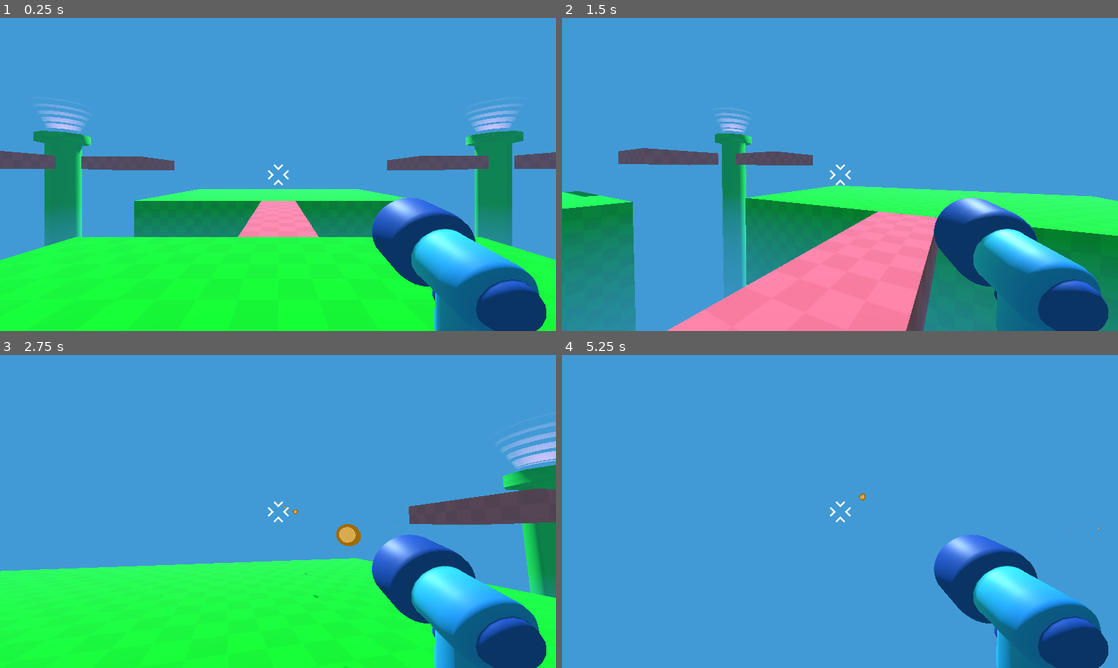
Above: before the commit, frames 1-4 (two rows, left to right).
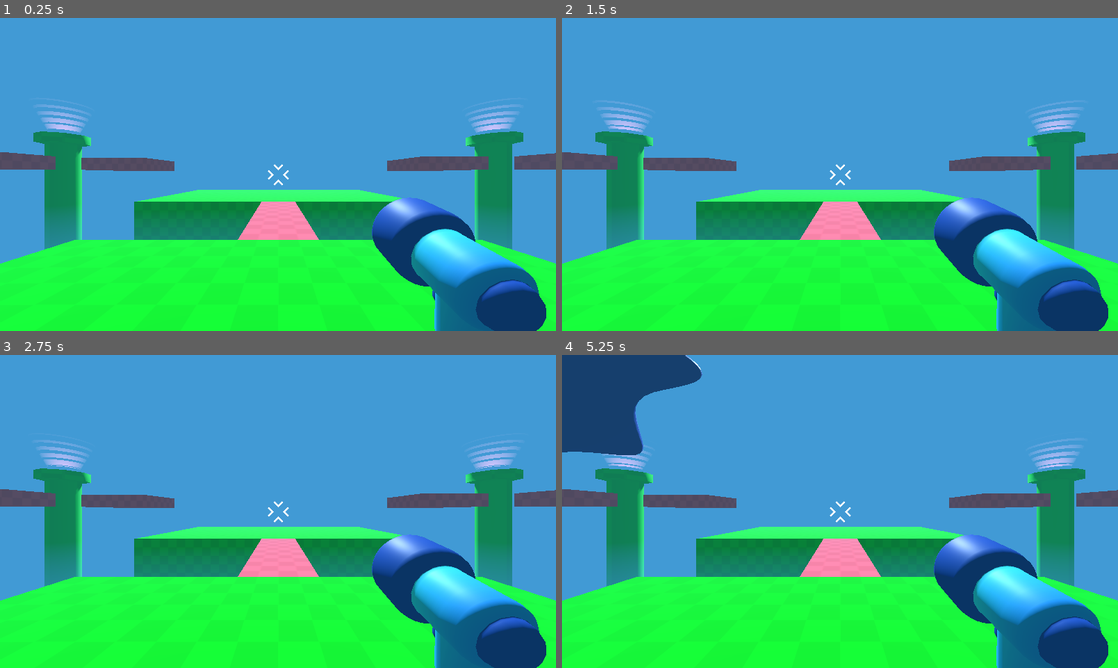
Above: after the commit, the same moments.

Repository: johnf008/Real3DGame
Game: Godot game, scene res://Game.tscn
The game is run twice, just before and just after one commit, with the same random seed, the same clock (stepped at 60 frames per second) and the same inputs.
Inputs (mouse positions are in pixels of both pictures, inside the frame that each line leads up to):
- Up to frame 1 (0.25 s): no input
- Up to frame 2 (1.5 s): tap Enter at 0.5 s; move the mouse to (867, 174) at 0.52 s; press the mouse at (867, 174) at 0.53 s; hold W (move_forward) from 0.53 s (still down); tap Space (jump) at 0.77 s; move the mouse to (812, 174) at 1.27 s; release the mouse at (812, 174) at 1.28 s; tap Shift (sprint) at 1.35 s
- Up to frame 3 (2.75 s): keep holding W (move_forward); tap Space (jump) at 1.52 s; move the mouse to (289, 505) at 2.02 s; press the mouse at (289, 505) at 2.03 s
- Up to frame 4 (5.25 s): keep holding W (move_forward); move the mouse to (834, 517) at 2.77 s; release the mouse at (834, 517) at 2.78 s; tap Shift (sprint) at 2.85, 4.35 s; tap Space (jump) at 3.02, 3.77, 4.52 s; move the mouse to (878, 514) at 3.52 s; press the mouse at (878, 514) at 3.53 s; move the mouse to (795, 508) at 4.27 s; release the mouse at (795, 508) at 4.28 s; move the mouse to (845, 511) at 5.02 s; press the mouse at (845, 511) at 5.03 s

The runs differ from the first frame. In frame 1, 1.6% of the frame differs, in the area x 0-100%, y 27-79%; in frame 2, 42%; in frame 3, 21%; in frame 4, 43%, in the area x 0-100%, y 0-100%.
Error after the commit: Parse Error: Expected indented block after "if" block. (res://player/player.gd:96)

Commit message:
Prepared & Figured Out How to Set Up a Collision Detector for Platform
Took me way too long, and to many resizes, but it's finally done (ship day tomorrow!!)

Diff:
--- a/Game.tscn
+++ b/Game.tscn
@@ -1,10 +1,11 @@
-[gd_scene load_steps=7 format=3 uid="uid://73nqhhcxo1bv"]
+[gd_scene load_steps=9 format=3 uid="uid://73nqhhcxo1bv"]
 
 [ext_resource type="Material" uid="uid://2a5sblvo4b8n" path="res://level/mainplatform.tres" id="1_u44n3"]
 [ext_resource type="PackedScene" uid="uid://r43135uudm8s" path="res://player/player.tscn" id="1_wbfu4"]
 [ext_resource type="Material" uid="uid://c0s84bplyi1qs" path="res://level/platform.tres" id="2_u44n3"]
 [ext_resource type="PackedScene" uid="uid://cieek8qtvo6nv" path="res://pipe.tscn" id="4_sb48q"]
 [ext_resource type="PackedScene" uid="uid://bx0g27qytephy" path="res://mob/spawner/mob_spawner_3d.tscn" id="5_t88pq"]
+[ext_resource type="Script" uid="uid://4qs3wbhnqiwg" path="res://vanish_platform_one.gd" id="6_r0x5m"]
 
 [sub_resource type="Environment" id="Environment_wbfu4"]
 background_mode = 1
@@ -18,6 +19,9 @@
 fog_density = 0.0048
 fog_height = 0.15
 fog_height_density = 0.1
+
+[sub_resource type="BoxShape3D" id="BoxShape3D_r0x5m"]
+size = Vector3(5.057, 1, 4.935)
 
 [node name="Game" type="Node3D"]
 
@@ -111,12 +115,6 @@
 size = Vector3(2, 1, 6.99939)
 material = ExtResource("2_u44n3")
 
-[node name="CSGBox3D9" type="CSGBox3D" parent="."]
-transform = Transform3D(1, 0, 0, 0, 1, 0, 0, 0, 1, -13.5, 2.5, 19)
-use_collision = true
-size = Vector3(5, 1, 5)
-material = ExtResource("2_u44n3")
-
 [node name="CSGBox3D11" type="CSGBox3D" parent="."]
 transform = Transform3D(1, 0, 0, 0, 1, 0, 0, 0, 1, -13.5, 2.5, -19)
 use_collision = true
@@ -146,3 +144,17 @@
 
 [node name="MobSpawner3D" parent="." instance=ExtResource("5_t88pq")]
 transform = Transform3D(1, 0, 0, 0, 1, 0, 0, 0, 1, -16, 4, 0)
+
+[node name="vanish_platform_one" type="CSGBox3D" parent="."]
+transform = Transform3D(1, 0, 0, 0, 1, 0, 0, 0, 1, -13.5, 2.5, 19)
+use_collision = true
+size = Vector3(5, 1, 5)
+material = ExtResource("2_u44n3")
+script = ExtResource("6_r0x5m")
+
+[node name="Area3D" type="Area3D" parent="."]
+transform = Transform3D(1, 0, 0, 0, 1, 0, 0, 0, 1, -14, 3, 20)
+
+[node name="CollisionShape3D" type="CollisionShape3D" parent="Area3D"]
+transform = Transform3D(1, 0, 0, 0, 1, 0, 0, 0, 1, 0.493811, -0.477194, -0.996391)
+shape = SubResource("BoxShape3D_r0x5m")
--- a/player/bullet_3d.gd
+++ b/player/bullet_3d.gd
@@ -10,9 +10,3 @@
 	travelled_distance += SPEED * delta
 	if travelled_distance >= RANGE:
 		queue_free()
-
-
-func _on_body_entered(body: Node3D) -> void:
-	queue_free()
-	if body.has_method("take_damage"):
-		body.take_damage()
--- a/player/player.gd
+++ b/player/player.gd
@@ -91,3 +91,6 @@
 	new_bullet.global_transform = %Marker3D.global_transform
 
 	%Timer.start()
+
+func _on_body_entered(body: Node3D) -> void:
+	if body.has_method("disappear"):
--- /dev/null
+++ b/vanish_platform_one.gd
@@ -0,0 +1 @@
+extends CSGBox3D
Not shown, added: vanish_platform_one.gd.uid
